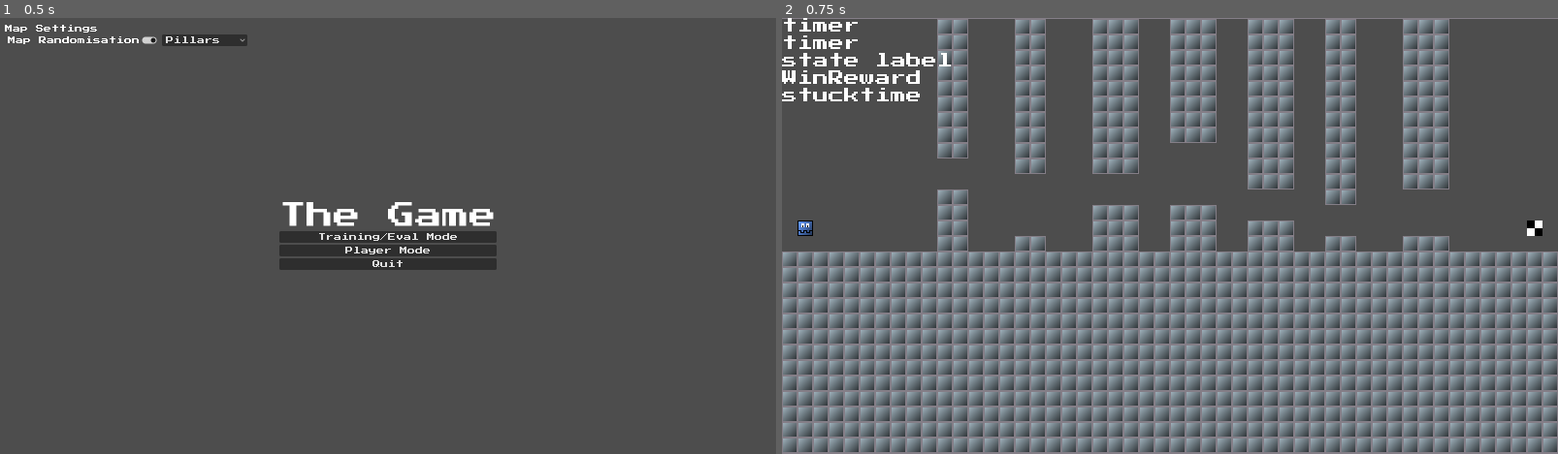
Above: before the commit, frames 1-2 (left to right).
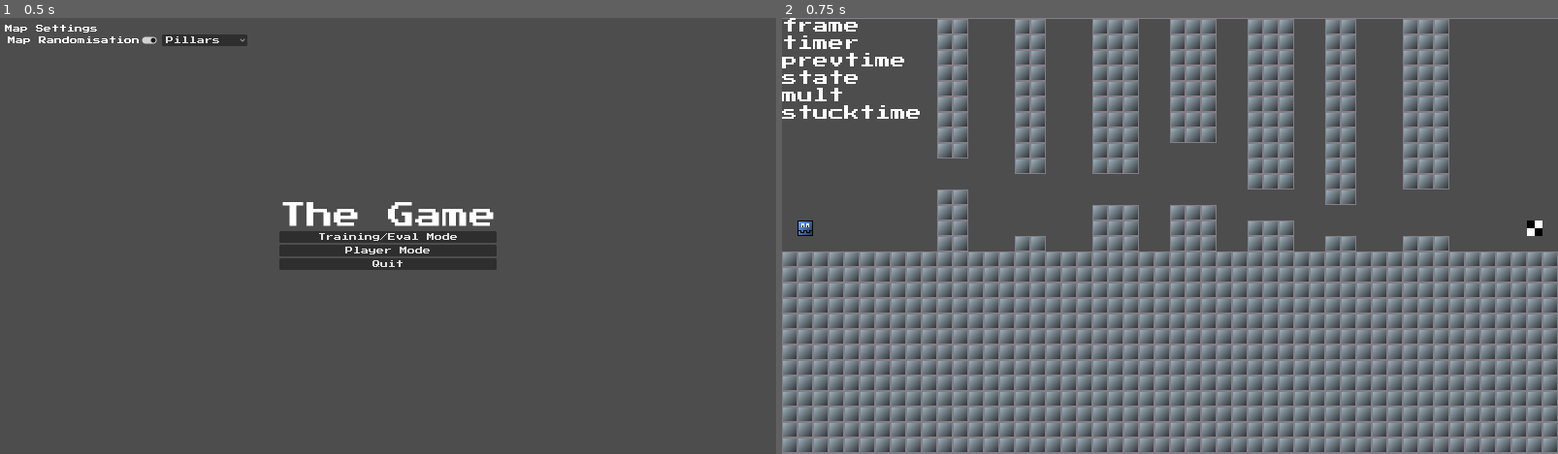
Above: after the commit, the same moments.

Repository: mdawso/dissertation
Game: Godot game, scene res://scenes/main.tscn
Two runs of this game, one before a commit and one after it. Both use one fixed random seed, a clock stepped at 60 frames per second and the inputs below.
Inputs:
- Up to frame 1 (0.5 s): no input
- Up to frame 2 (0.75 s): click "Training/Eval Mode" at 0.5 s

Frame 1 is identical in both runs. In frame 2, 0.9% of the frame differs, in the area x 0-22%, y 0-24%.

Commit message:
fixing some stuff

Diff:
--- a/scenes/ai_player_v2.tscn
+++ b/scenes/ai_player_v2.tscn
@@ -45,6 +45,12 @@
 offset_right = 40.0
 offset_bottom = 40.0
 
+[node name="DEBUG_FrameLabel" type="Label" parent="DEBUG_CanvasLayer/VBoxContainer"]
+unique_name_in_owner = true
+layout_mode = 2
+text = "frame"
+label_settings = ExtResource("3_urhbb")
+
 [node name="DEBUG_TimerLabel" type="Label" parent="DEBUG_CanvasLayer/VBoxContainer"]
 unique_name_in_owner = true
 layout_mode = 2
@@ -54,20 +60,20 @@
 [node name="DEBUG_PrevTimeLabel" type="Label" parent="DEBUG_CanvasLayer/VBoxContainer"]
 unique_name_in_owner = true
 layout_mode = 2
-text = "timer"
+text = "prevtime"
 label_settings = ExtResource("3_urhbb")
 
 [node name="DEBUG_StateLabel" type="Label" parent="DEBUG_CanvasLayer/VBoxContainer"]
 unique_name_in_owner = true
 layout_mode = 2
 size_flags_horizontal = 0
-text = "state label"
+text = "state"
 label_settings = ExtResource("3_urhbb")
 
 [node name="DEBUG_TimeRewardMultiplierLabel" type="Label" parent="DEBUG_CanvasLayer/VBoxContainer"]
 unique_name_in_owner = true
 layout_mode = 2
-text = "WinReward"
+text = "mult"
 label_settings = ExtResource("3_urhbb")
 
 [node name="DEBUG_StuckTimeLabel" type="Label" parent="DEBUG_CanvasLayer/VBoxContainer"]
--- a/scenes/pillar_map_base.tscn
+++ b/scenes/pillar_map_base.tscn
@@ -30,7 +30,8 @@
 
 func _ready() -> void:
 	baseTiles = tile_map_data
-	randomise_map()
+	if MapSettings.rand: randomise_map()
+	else: set_basic_map()
 
 func place_pillar(pos : Vector2i, w : int, h : int, upper_spacing : int) -> void:
 
@@ -46,6 +47,11 @@
 			var coords : Vector2i = Vector2i(x,-y_2)
 			set_cell(coords, 0, Vector2i.ZERO, 0)
 
+func set_basic_map() -> void:
+	set_tile_map_data_from_array(baseTiles) # reset map
+	for x in XS:
+		var coords = Vector2i(x, 0)
+		place_pillar(coords, 3, 4, 2)
 
 func randomise_map() -> void:
 	set_tile_map_data_from_array(baseTiles) # reset map
--- a/scripts/ai_player_v2.gd
+++ b/scripts/ai_player_v2.gd
@@ -25,6 +25,7 @@
 
 const observing : bool = true # bool to toggle all data gathering for model, debug
 
+var frame : int = 0
 
 @onready var finish_line_raycast: RayCast2D = %FinishLineRaycast
 
@@ -36,6 +37,7 @@
 @onready var debug_time_reward_multiplier_label: Label = %DEBUG_TimeRewardMultiplierLabel
 @onready var debug_stuck_time_label: Label = %DEBUG_StuckTimeLabel
 @onready var debug_prev_time_label: Label = %DEBUG_PrevTimeLabel
+@onready var debug_frame_label: Label = %DEBUG_FrameLabel
 
 var spawnPosition : Vector2
 
@@ -54,7 +56,7 @@
 			timeRewardMultiplier = 1.2
 		else:
 			timeRewardMultiplier = 0.8
-		prevTime = time
+	prevTime = time
 		# TODO put stuff here
 		# this is arbitrary
 		# actually maybe good idk
@@ -72,6 +74,7 @@
 	reset()
 
 func update_labels() -> void:
+	debug_frame_label.text = "frame: " + str(frame) + " / " + str(frame / 60)
 	debug_timer_label.text = "current time: " + str(snapped(runTimer, 0.01))
 	debug_prev_time_label.text = "prev time: " + str(snapped(prevTime, 0.01))
 	debug_time_reward_multiplier_label.text = "prev mult: " + str(timeRewardMultiplier)
@@ -205,6 +208,8 @@
 
 func _physics_process(delta: float) -> void:
 
+	frame += 1
+
 	if peer.get_status() == peer.STATUS_CONNECTED:
 
 		# first we send the reward and from the previous frame and the current state
